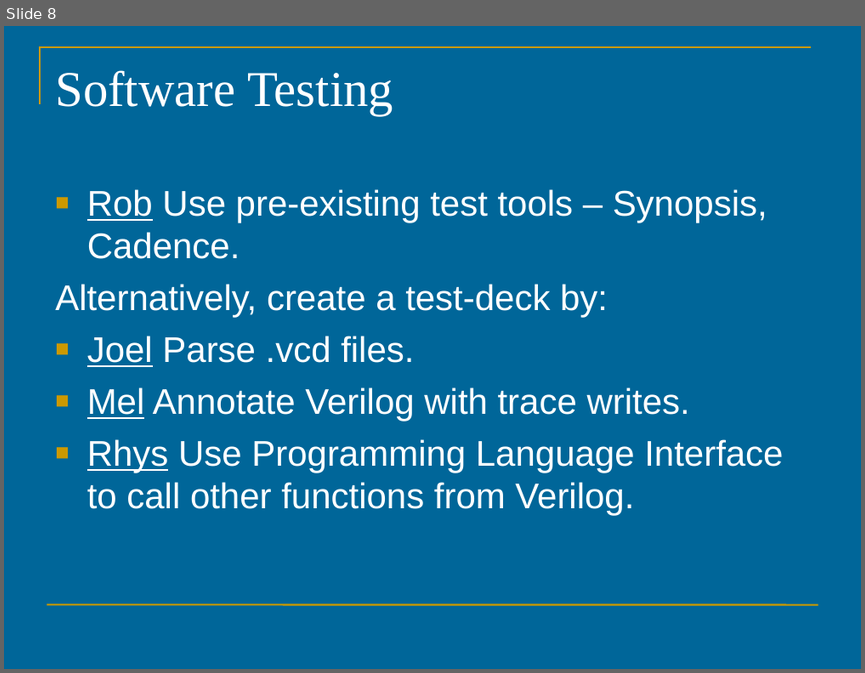
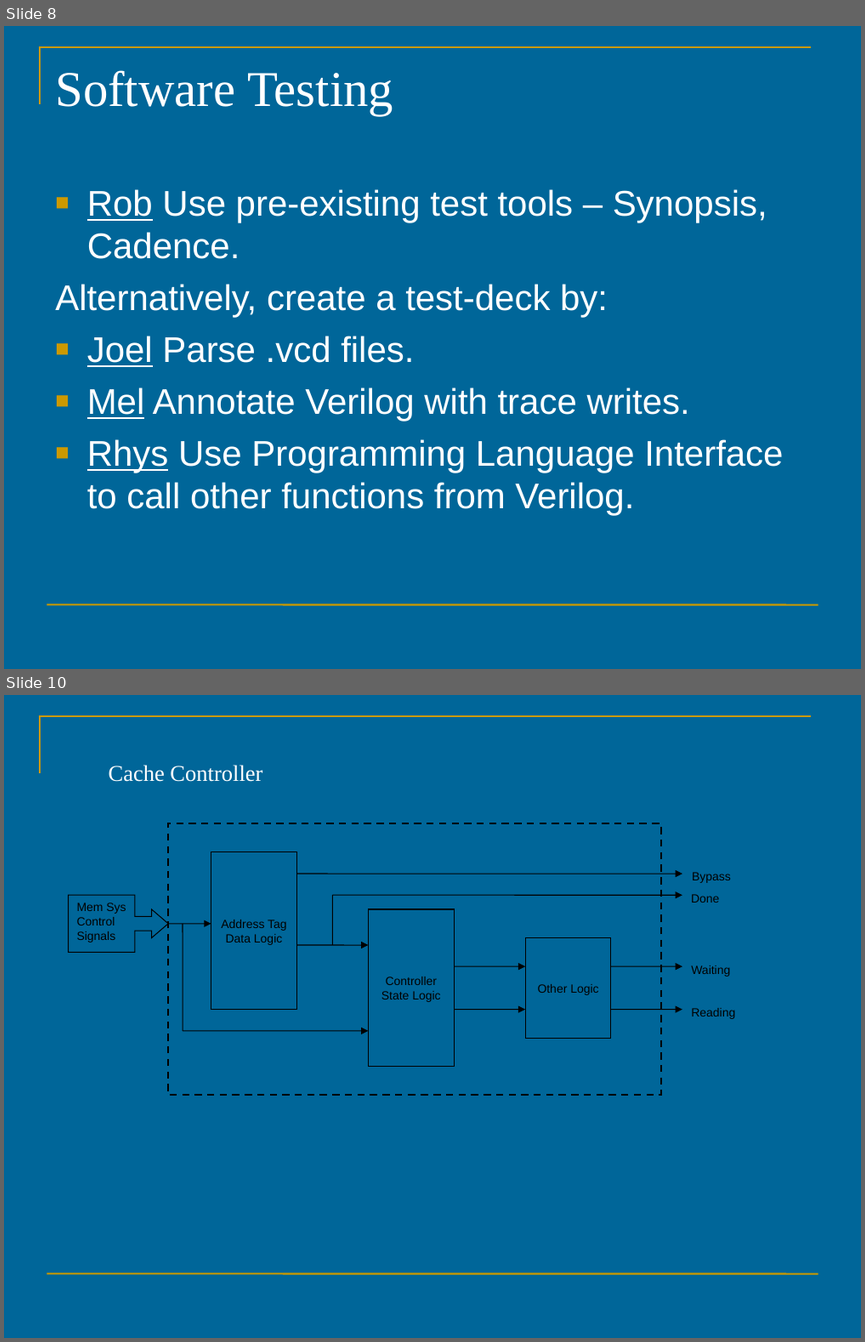
Before and after one commit to maikmerten/hmc-mips, a slide deck: uoa/doc/proposal-seminar.ppt. Shown one above the other, each under a label of ours: slide 8 before the commit, slides 8 and 10 after it; the slides between them are not shown. The pictures are 865x673 and 865x1342 pixels, drawn with LibreOffice and Linux fonts; fonts in the diff are those of the drawing. Boxes give left, top, right and bottom in pixels: in the first picture for what was removed or moved away, otherwise in the second. Text is boxed around its words. In the diff, an @@ line names an element or a change of style, - is before the commit and + after.

```diff
--- a/uoa/doc/proposal-seminar.ppt
+++ b/uoa/doc/proposal-seminar.ppt
@@ slide 10 added at (4, 695, 861, 1338), background #006699; not listed: 2 template elements that a slide beside it also shows @@
@@ title added at (109, 765, 262, 782), 19 pt, text #FFFFFF @@
+Cache Controller
@@ group added at (69, 823, 735, 1095): 9 arrows, 4 rectangles, 4 texts, 2 lines, 1 right arrow callout @@
+Address Tag Data Logic
+Controller State Logic
+Other Logic
+Bypass
+Done
+Waiting
+Reading
+Mem Sys Control Signals
```
Also in this commit, not shown: 5 other slides added, 1 slide removed.
